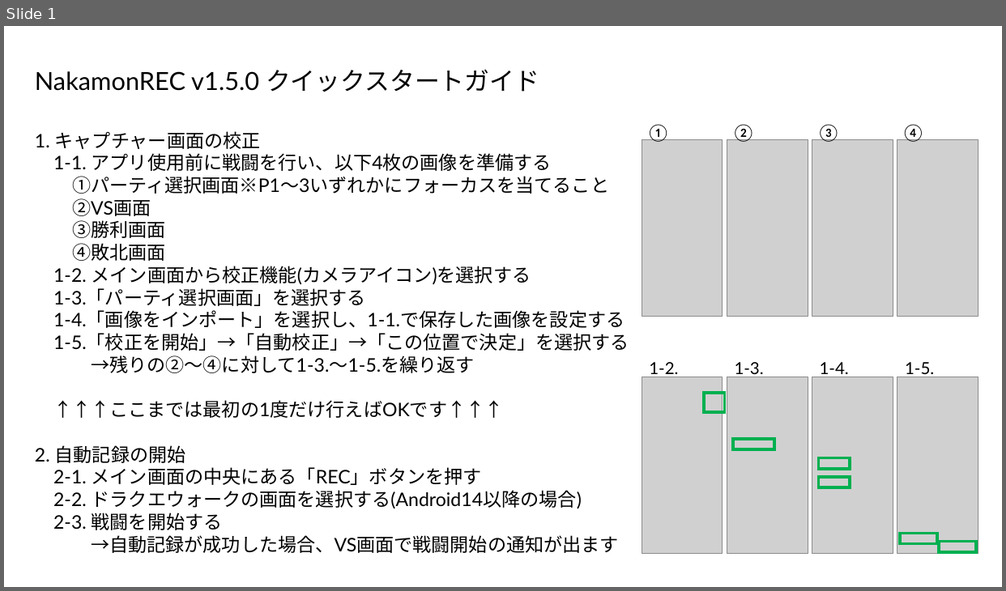
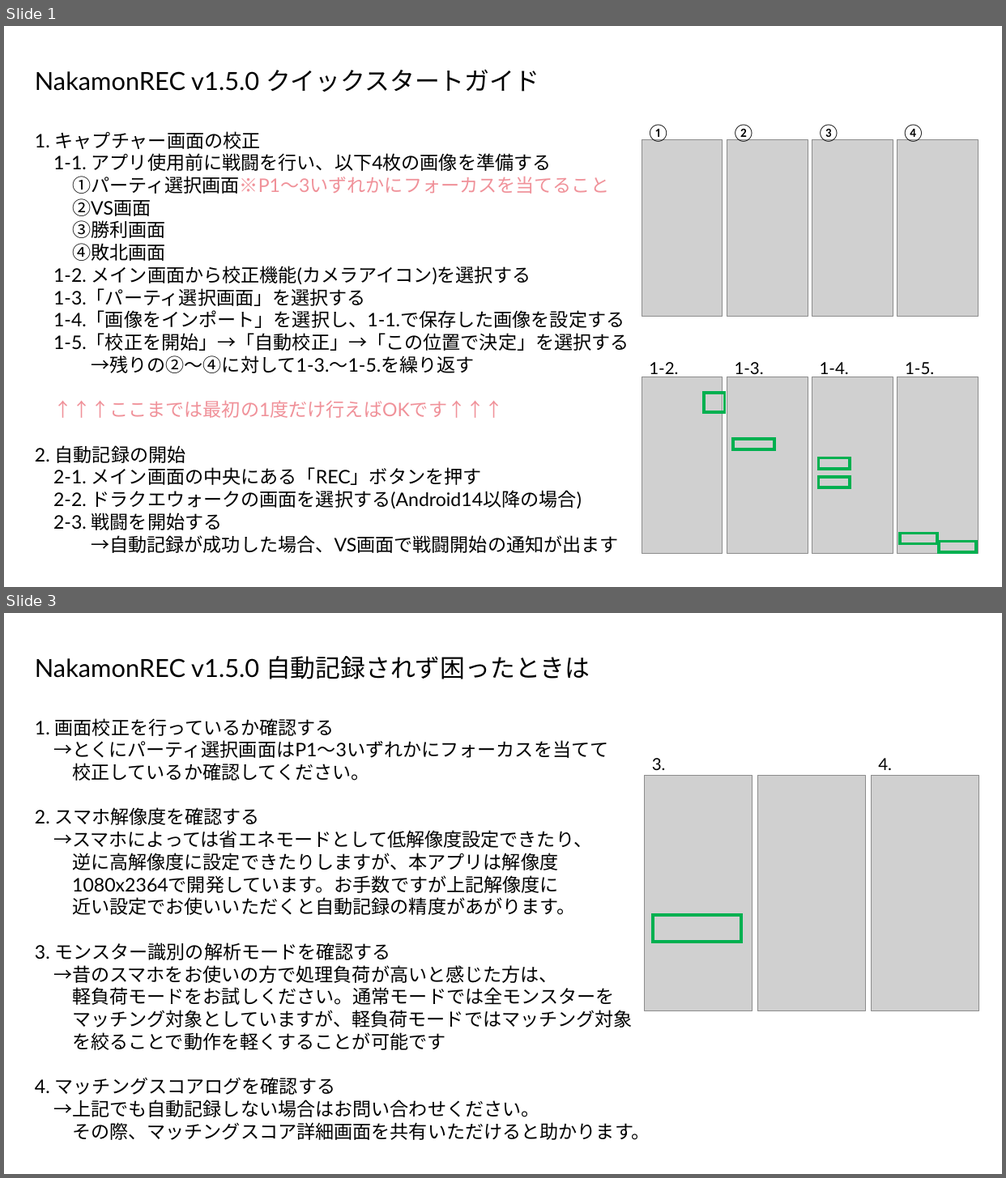
Before and after one commit to 0xDEADBEEF10AF/NakamonRec, a slide deck: readme.pptx. Shown one above the other, each under a label of ours: slide 1 before the commit, slides 1 and 3 after it; the slides between them are not shown. The pictures are 1006x591 and 1006x1178 pixels, drawn with LibreOffice and Linux fonts; fonts in the diff are those of the drawing; grey boxes stand for pictures. Boxes give left, top, right and bottom in pixels: in the first picture for what was removed or moved away, otherwise in the second. Text is boxed around its words. In the diff, an @@ line names an element or a change of style, - is before the commit and + after.

Commit message:
v1.5.0 ・校正画面の誤記修正 ・致命的なワーニングなしチェックOK

```diff
--- a/readme.pptx
+++ b/readme.pptx
@@ slide 3 added at [4,613,1002,1174], background #FFFFFF @@
@@ text added at [35,656,590,679], 24 pt, text #000000 @@
+NakamonREC v1.5.0 自動記録されず困ったときは
@@ text added at [35,718,650,1140], 18 pt, text #000000 @@
+1. 画面校正を行っているか確認する
+→とくにパーティ選択画面はP1～3いずれかにフォーカスを当てて
+校正しているか確認してください。
+2. スマホ解像度を確認する
+→スマホによっては省エネモードとして低解像度設定できたり、
+逆に高解像度に設定できたりしますが、本アプリは解像度
+1080x2364で開発しています。お手数ですが上記解像度に
+近い設定でお使いいただくと自動記録の精度があがります。
+3. モンスター識別の解析モードを確認する
+→昔のスマホをお使いの方で処理負荷が高いと感じた方は、
+軽負荷モードをお試しください。通常モードでは全モンスターを
+マッチング対象としていますが、軽負荷モードではマッチング対象
+を絞ることで動作を軽くすることが可能です
+4. マッチングスコアログを確認する
+→上記でも自動記録しない場合はお問い合わせください。
+その際、マッチングスコア詳細画面を共有いただけると助かります。
@@ text added at [652,758,666,770], 16 pt, text #000000 @@
+3.
@@ text added at [878,758,892,770], 16 pt, text #000000 @@
+4.
@@ picture added at [645,776,752,1012] @@
@@ picture added at [758,776,866,1012] @@
@@ picture added at [871,776,978,1012] @@
@@ rectangle added at [653,915,741,942], outline #00B050 3 pt @@
@@ slide 1 changed as well @@
@@ text at [53,176,609,418]: text colour #000000 to #F09199 in "①パーティ選択画面※P1～3いずれかにフォーカスを当てること", "↑↑↑ここまでは最初の1度だけ行えばOKです↑↑↑" @@
```
Also in this commit, not shown: 1 other slide changed, 1 slide removed, 3 other files.
